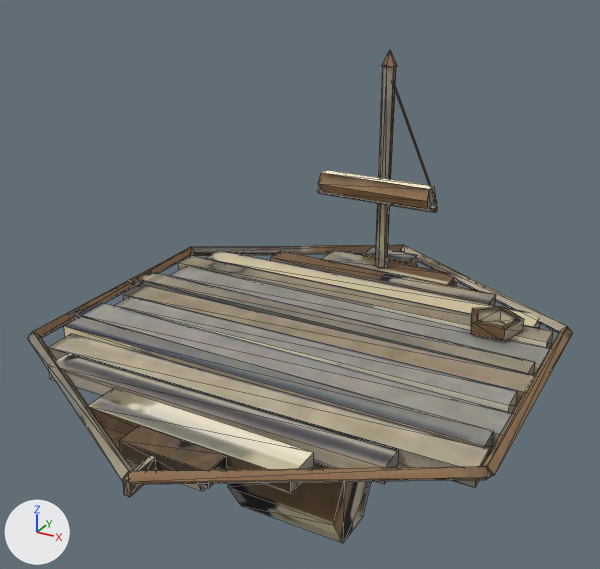
Before and after pictures for a commit that changed the glTF model client/public/city/raft-a-age1-lite.glb.
One viewpoint serves both versions: a 50 mm lens placed at (1.199, -2.191, 1.636), pointed at (0.016, -0.04, 0.561). Arrows for +X, +Y and +Z are at lower left; the lights stay in place. The first picture is the older version. Mesh edges are drawn as thin lines. Where no turn or scale is listed for an object, it has been applied to the vertices. Vertices at exactly the same position are counted once.

Objects in the first picture: 'raft-a-age1-lite'.
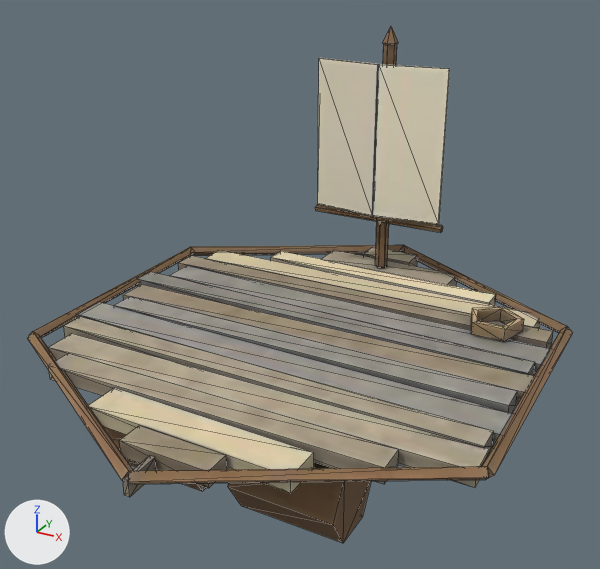
Where the newer file only moved an object's origin or applied its transform, the numbers keep the older frame.

Diff of the bpy script that builds the scene:
```diff
--- a/client/public/city/raft-a-age1-lite.glb.py
+++ b/client/public/city/raft-a-age1-lite.glb.py
@@ me_raft_a_age1_lite @@
 # used by ob_raft_a_age1_lite; location = (0.0, 0.0, 0.619)
-me_raft_a_age1_lite.from_pydata(...)  # 315 vertices, 518 faces; spans x -0.8..0.8, y -0.91..0.91, z -0.59..0.59
+me_raft_a_age1_lite.from_pydata(...)  # 313 vertices, 514 faces; spans x -0.8..0.8, y -0.91..0.91, z -0.59..0.67
+# me_raft_a_age1_lite part 1: the loose piece of 6 vertices spanning x 0.0..0.24, y 0.58..0.66, z 0.07..0.51 is deleted
+# me_raft_a_age1_lite part 2
+# 7 vertices are removed from x -0.22..0.22, y 0.53..0.63, z 0.05..0.13
+# 20 faces are deleted
+# 7 vertices in x -0.02..0.02, y 0.64..0.68, z 0.53..0.59 move by (0.0, 0.0, 0.08)
+# 5 vertices in x -0.24, y 0.57..0.59, z 0.04..0.07 move by (-0.02, 0.02, -0.08)
+# 5 vertices in x 0.24, y 0.57..0.59, z 0.04..0.07 move by (0.02, 0.02, -0.08)
+# 11 vertices move from x -0.22..0.22, y 0.56..0.69, z 0.05..0.53 to x -0.25..0.03, y 0.56..0.69, z -0.01..0.61
+# 11 vertices are added at x -0.25..0.25, y 0.56..0.6, z -0.01..0.55
+# 24 new faces join them
+# me_raft_a_age1_lite part 3: 478 kept faces spanning x -0.8..0.8, y -0.91..0.91, z -0.59..0.67 get new texture (UV) coordinates
 me_raft_a_age1_lite.materials.append(mat_baked)
```

Boxes [x1, y1, x2, y2] around the edits, measured in the pictures (600 x 569 px; the box of a moved part takes in the faces that stretch with it):
'raft-a-age1-lite', reshaped
    before: [28, 50, 572, 543]
    after: [28, 27, 572, 543]
part 1 of me_raft_a_age1_lite, deleted
    before: [393, 81, 437, 204]
part 2 of me_raft_a_age1_lite, moved or reshaped
    before: [318, 50, 437, 268]
    after: [315, 27, 450, 268]
part 3 of me_raft_a_age1_lite, surface changed
    before: [28, 50, 572, 543]
    after: [28, 27, 572, 543]
